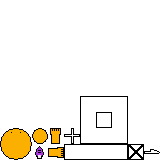
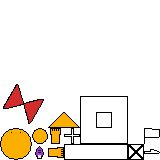
Revision of a layered 160×160 image; what changed, layer by layer:
added layer "Слой 19" above "Слой 20" over (x1=3, y1=84, x2=44, y2=124)
added layer "Слой 20" above "Слой 16" over (x1=48, y1=112, x2=160, y2=144)
